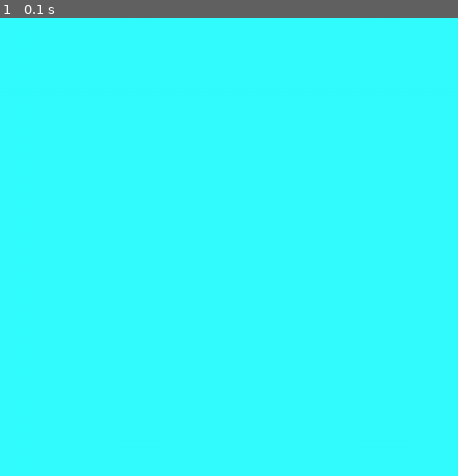
Above: before the commit, frame 1.
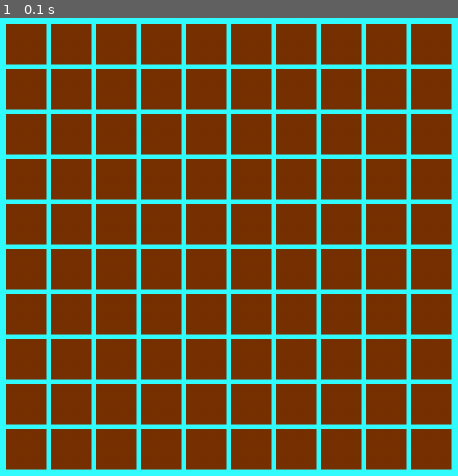
Above: after the commit, the same moment.

Repository: EgorSWEB/pygame
Game: pygame game, started from lesson_09_05.py
The game is run twice, just before and just after one commit, with the same random seed, the same clock (stepped at 60 frames per second) and the same inputs.
Inputs:
- Up to frame 1 (0.1 s): no input

The runs differ from the first frame. In frame 1, 80% of the frame differs, in the area x 1-99%, y 1-99%.

Commit message:
Add files via upload

Diff:
--- a/lesson_09_05.py
+++ b/lesson_09_05.py
@@ -13,7 +13,7 @@
     bomb = False
     close = True
     flag = False
-    numb = False
+    numb = 0
 
     def __init__(self, x, y):
         self.x = x
@@ -29,13 +29,15 @@
 H = 800
 SIZE = (W, H)
 FPS = 60
+SPACE = W // 4
+
 
 field = []
 for i in range(COUNT):
     row = []
     for j in range(COUNT):
-        row.append(Cell(j * (W_C + INDENT),  i * (W_C + INDENT)))
-
+        row.append(Cell(SPACE + j * (W_C + INDENT), SPACE + i * (W_C + INDENT)))
+    field.append(row)
 
 
 pygame.init()
@@ -49,6 +51,12 @@
 while running:
     pygame.time.wait(1000 // FPS)
     screen.fill(COLOR)
+
+    for i in range(COUNT):
+        for j in range(COUNT):
+            pygame.draw.rect(screen, (120, 50, 0), (field[i][j].x, field[i][j].y, W_C, W_C), 0)
+
+
     for event in pygame.event.get():
         # check for closing window
         if event.type == pygame.QUIT:
